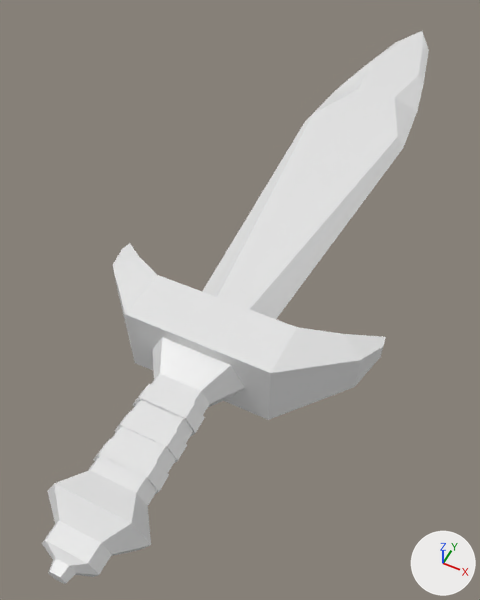
Before and after pictures for a commit that changed the FBX model model/sword.fbx.
Rendered twice from a 50 mm lens placed at (0.86, -0.93, 2.19), pointed at (-0.14, 1.08, -0.32). Lighting does not change. The marker at lower right points along +X, +Y and +Z.
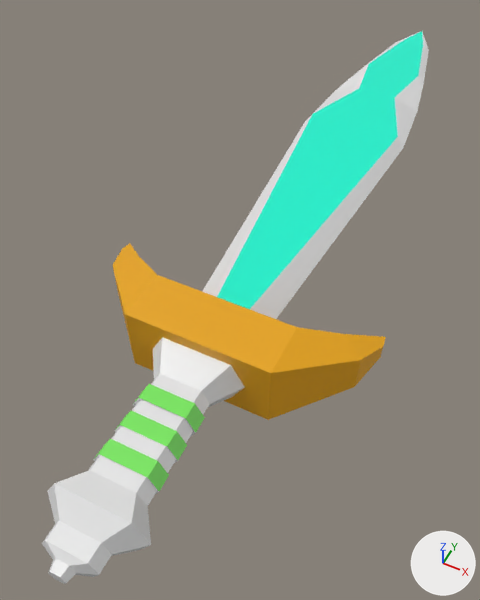
Pixel boxes [x1, y1, x2, y2] of what changed, in the pictures (480 x 600 px):
part 1 of me_cube, recoloured: [113, 243, 386, 420] in both
part 2 of me_cube, recoloured (white to cyan): [217, 31, 423, 309] in both
part 3 of me_cube, recoloured (white to green): [93, 384, 205, 491] in both

The change in detail:
Material 'Material.003' (mat_material_003) is new.
Its base color is (0.0, 0.89, 0.614) (cyan #00f2ce).
Material 'Material.001' (mat_material_001) is new.
Its base color is (0.8, 0.373, 0.0) (yellow #e7a400).
Material 'Material.004' (mat_material_004) is new.
Its base color is (0.186, 0.8, 0.106) (green #77e75c).
me_cube has 193 vertices, 194 faces and spans x -0.63..0.64, y -0.51..3.61, z -0.16..0.16.
me_cube is used by ob_cube; location (0.0, 0.0, 0.0).
me_cube part 1: all 42 faces centred in x -0.62..0.64, y 0.42..0.86, z -0.16..0.16 switch from mat_material (white #e7e7e7) to mat_material_001 (yellow #e7a400).
me_cube part 2: all 10 faces centred in x 0.0, y 1.45..3.45, z -0.06..0.06 switch from mat_material (white #e7e7e7) to mat_material_003 (cyan #00f2cd).
me_cube part 3: 18 of the faces centred in x -0.12..0.12, y -0.07..0.19, z -0.07..0.07 switch from mat_material (white #e7e7e7) to mat_material_004 (green #78e75c).
